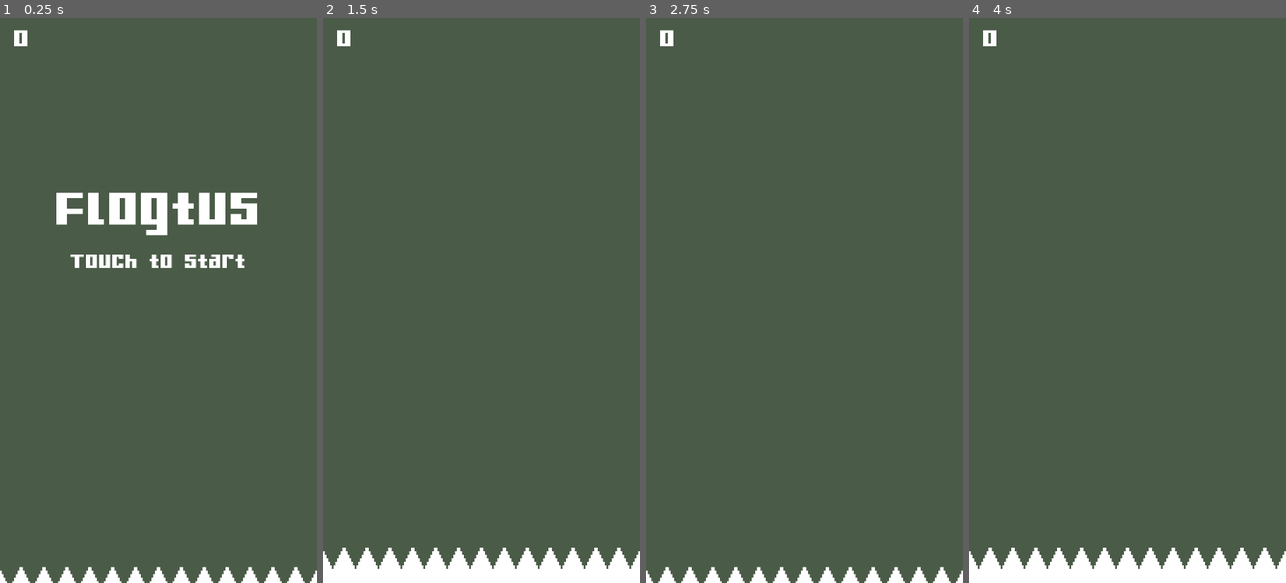
Above: before the commit, frames 1-4 (left to right).
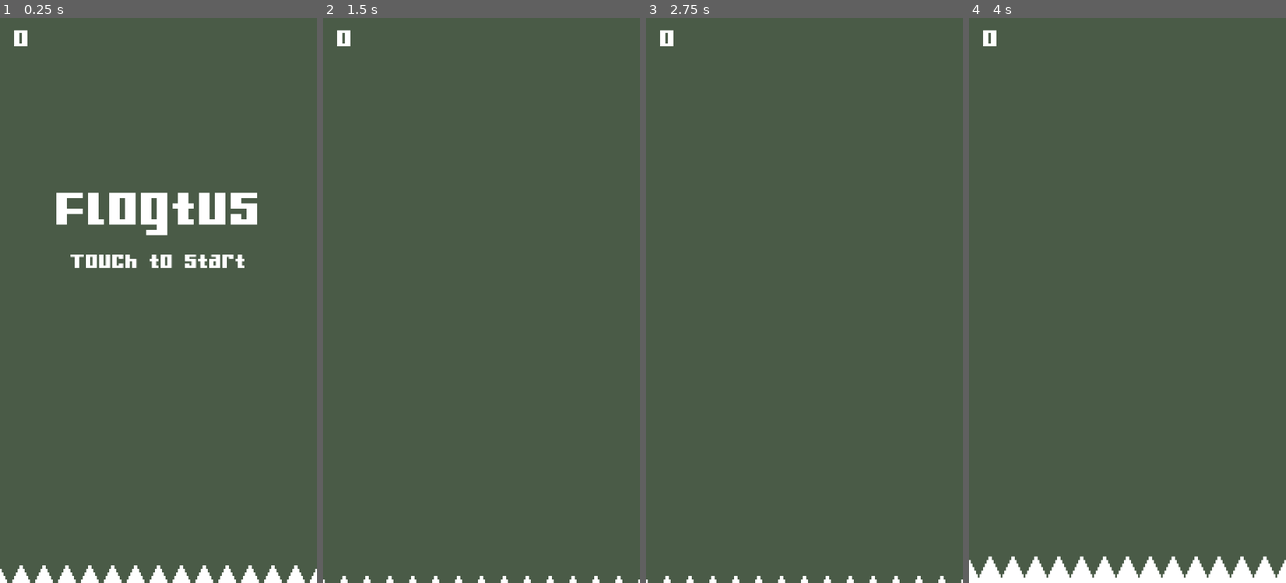
Above: after the commit, the same moments.

Repository: DGIST2023choidoyun/flogtus
Game: Godot game, scene res://Scenes/main.tscn
The game is run twice, just before and just after one commit, with the same random seed, the same clock (stepped at 60 frames per second) and the same inputs.
Inputs (mouse positions are in pixels of both pictures, inside the frame that each line leads up to):
- Up to frame 1 (0.25 s): no input
- Up to frame 2 (1.5 s): move the mouse to (551, 272) at 0.52 s; click (551, 272) at 0.67 s; tap Space (Jump) at 0.77 s; move the mouse to (418, 328) at 1.27 s; click (418, 328) at 1.42 s
- Up to frame 3 (2.75 s): tap Space (Jump) at 1.52 s; move the mouse to (836, 176) at 2.02 s; click (836, 176) at 2.17 s
- Up to frame 4 (4 s): move the mouse to (1111, 413) at 2.77 s; click (1111, 413) at 2.92 s; tap Space (Jump) at 3.02, 3.77 s; move the mouse to (1222, 385) at 3.52 s; click (1222, 385) at 3.67 s

The runs differ from the first frame. In frame 1, 0.3% of the frame differs, in the area x 0-100%, y 96-100%; in frame 2, 4.3%, in the area x 0-100%, y 93-100%; in frame 3, 1.0%; in frame 4, 1.7%.

Commit message:
0823 generation logic

Diff:
--- /dev/null
+++ b/Objects/floating_generator.tscn
@@ -0,0 +1,11 @@
+[gd_scene load_steps=2 format=3 uid="uid://cev0ied4dgnpk"]
+
+[ext_resource type="Script" uid="uid://c0loymxl4fb2r" path="res://scripts/floating_generator.gd" id="1_4ewgt"]
+
+[node name="FloatingGenerator" type="Node2D"]
+script = ExtResource("1_4ewgt")
+
+[node name="Timer" type="Timer" parent="."]
+wait_time = 8.0
+
+[connection signal="timeout" from="Timer" to="." method="generate"]
--- a/Objects/frog.tscn
+++ b/Objects/frog.tscn
@@ -95,19 +95,19 @@
 "texture": SubResource("AtlasTexture_ii6tf")
 }, {
 "duration": 1.0,
+"texture": SubResource("AtlasTexture_ii6tf")
+}, {
+"duration": 1.0,
+"texture": SubResource("AtlasTexture_ii6tf")
+}, {
+"duration": 1.0,
+"texture": SubResource("AtlasTexture_ii6tf")
+}, {
+"duration": 1.0,
+"texture": SubResource("AtlasTexture_ii6tf")
+}, {
+"duration": 1.0,
 "texture": SubResource("AtlasTexture_jkl5b")
-}, {
-"duration": 1.0,
-"texture": SubResource("AtlasTexture_ii6tf")
-}, {
-"duration": 1.0,
-"texture": SubResource("AtlasTexture_ii6tf")
-}, {
-"duration": 1.0,
-"texture": SubResource("AtlasTexture_ii6tf")
-}, {
-"duration": 1.0,
-"texture": SubResource("AtlasTexture_ii6tf")
 }, {
 "duration": 1.0,
 "texture": SubResource("AtlasTexture_ii6tf")
@@ -151,9 +151,8 @@
 "speed": 5.0
 }]
 
-[sub_resource type="CapsuleShape2D" id="CapsuleShape2D_1lrn2"]
-radius = 3.0
-height = 8.0
+[sub_resource type="RectangleShape2D" id="RectangleShape2D_giiu1"]
+size = Vector2(1, 1)
 
 [sub_resource type="RectangleShape2D" id="RectangleShape2D_kuh1s"]
 size = Vector2(180, 320)
@@ -172,9 +171,8 @@
 script = ExtResource("3_506uw")
 
 [node name="Shape" type="CollisionShape2D" parent="."]
-position = Vector2(0, 5)
-rotation = 1.5708
-shape = SubResource("CapsuleShape2D_1lrn2")
+position = Vector2(0, 2)
+shape = SubResource("RectangleShape2D_giiu1")
 
 [node name="VisibleOnScreenNotifier2D" type="VisibleOnScreenNotifier2D" parent="."]
 position = Vector2(-3.57628e-07, -8.9407e-08)
@@ -203,7 +201,6 @@
 unique_name_in_owner = true
 stream = ExtResource("4_7uek1")
 volume_db = -3.0
-autoplay = true
 bus = &"Effect"
 
 [node name="SplashSound" type="AudioStreamPlayer2D" parent="."]
--- a/Objects/generator.tscn
+++ /dev/null
@@ -1,33 +0,0 @@
-[gd_scene load_steps=4 format=3 uid="uid://yrio51fdgr41"]
-
-[ext_resource type="Script" uid="uid://c0pdjpp7bsl4c" path="res://scripts/generator.gd" id="1_uuc11"]
-
-[sub_resource type="Curve2D" id="Curve2D_uuc11"]
-_data = {
-"points": PackedVector2Array(0, 0, 0, 0, 20, -160, 0, 0, 0, 0, 160, -160)
-}
-point_count = 2
-
-[sub_resource type="CircleShape2D" id="CircleShape2D_247wr"]
-radius = 40.0
-
-[node name="Generator" type="Node2D"]
-script = ExtResource("1_uuc11")
-
-[node name="Path2D" type="Path2D" parent="."]
-curve = SubResource("Curve2D_uuc11")
-
-[node name="SpawnPoint" type="PathFollow2D" parent="Path2D"]
-unique_name_in_owner = true
-position = Vector2(20, -160)
-
-[node name="Range" type="Area2D" parent="Path2D/SpawnPoint"]
-unique_name_in_owner = true
-
-[node name="CollisionShape2D" type="CollisionShape2D" parent="Path2D/SpawnPoint/Range"]
-shape = SubResource("CircleShape2D_247wr")
-
-[node name="Timer" type="Timer" parent="."]
-one_shot = true
-
-[connection signal="timeout" from="Timer" to="." method="generate"]
--- a/Objects/lotus_flower.tscn
+++ b/Objects/lotus_flower.tscn
@@ -7,25 +7,28 @@
 friction = 0.0
 absorbent = true
 
+[sub_resource type="AtlasTexture" id="AtlasTexture_5eg23"]
+atlas = ExtResource("2_5eg23")
+region = Rect2(0, 0, 32, 32)
+
 [sub_resource type="AtlasTexture" id="AtlasTexture_x24fd"]
 atlas = ExtResource("2_5eg23")
-region = Rect2(0, 0, 30, 30)
+region = Rect2(32, 0, 32, 32)
 
 [sub_resource type="AtlasTexture" id="AtlasTexture_tqtxb"]
 atlas = ExtResource("2_5eg23")
-region = Rect2(30, 0, 30, 30)
+region = Rect2(64, 0, 32, 32)
 
 [sub_resource type="AtlasTexture" id="AtlasTexture_h4psx"]
 atlas = ExtResource("2_5eg23")
-region = Rect2(60, 0, 30, 30)
-
-[sub_resource type="AtlasTexture" id="AtlasTexture_j5lo0"]
-atlas = ExtResource("2_5eg23")
-region = Rect2(90, 0, 30, 30)
+region = Rect2(96, 0, 32, 32)
 
 [sub_resource type="SpriteFrames" id="SpriteFrames_4in8w"]
 animations = [{
 "frames": [{
+"duration": 1.0,
+"texture": SubResource("AtlasTexture_5eg23")
+}, {
 "duration": 1.0,
 "texture": SubResource("AtlasTexture_x24fd")
 }, {
@@ -34,9 +37,6 @@
 }, {
 "duration": 1.0,
 "texture": SubResource("AtlasTexture_h4psx")
-}, {
-"duration": 1.0,
-"texture": SubResource("AtlasTexture_j5lo0")
 }],
 "loop": false,
 "name": &"default",
@@ -57,7 +57,7 @@
 linear_damp_mode = 1
 linear_damp = 0.2
 script = ExtResource("1_4in8w")
-metadata/_custom_type_script = "uid://b0byvv3tvpa0y"
+metadata/_custom_type_script = "uid://vm2b3tmfo3bp"
 
 [node name="Sprite" type="AnimatedSprite2D" parent="."]
 sprite_frames = SubResource("SpriteFrames_4in8w")
@@ -72,7 +72,6 @@
 position = Vector2(-1.19209e-07, -1.19209e-07)
 scale = Vector2(1.3, 1.3)
 
-[connection signal="body_entered" from="." to="." method="_on_body_entered"]
 [connection signal="frame_changed" from="Sprite" to="." method="_on_sprite_frame_changed"]
 [connection signal="timeout" from="Timer" to="." method="_on_timer_timeout"]
 [connection signal="screen_entered" from="VisibleOnScreenNotifier2D" to="." method="_on_visible_on_screen_notifier_2d_screen_entered"]
--- a/Objects/lotus_leaf.tscn
+++ b/Objects/lotus_leaf.tscn
@@ -6,8 +6,8 @@
 friction = 0.0
 absorbent = true
 
-[sub_resource type="CircleShape2D" id="CircleShape2D_ftiaj"]
-radius = 0.01
+[sub_resource type="CircleShape2D" id="CircleShape2D_1e4ig"]
+resource_local_to_scene = true
 
 [node name="LotusLeaf" type="RigidBody2D" groups=["Lotus"]]
 collision_mask = 4
@@ -20,11 +20,9 @@
 linear_damp_mode = 1
 linear_damp = 0.2
 script = ExtResource("1_1e4ig")
-metadata/_custom_type_script = "uid://b0byvv3tvpa0y"
+metadata/_custom_type_script = "uid://vm2b3tmfo3bp"
 
 [node name="Sprite" type="Sprite2D" parent="."]
 
 [node name="Shape" type="CollisionShape2D" parent="."]
-shape = SubResource("CircleShape2D_ftiaj")
-
-[connection signal="body_entered" from="." to="." method="_on_body_entered"]
+shape = SubResource("CircleShape2D_1e4ig")
--- a/Scenes/main.tscn
+++ b/Scenes/main.tscn
@@ -1,10 +1,10 @@
 [gd_scene load_steps=12 format=3 uid="uid://bn1m4wpx3mgob"]
 
 [ext_resource type="Script" uid="uid://xb8ryj8o3lqo" path="res://scripts/setup.gd" id="1_85g3d"]
-[ext_resource type="PackedScene" uid="uid://yrio51fdgr41" path="res://objects/generator.tscn" id="1_tipki"]
 [ext_resource type="Texture2D" uid="uid://dswphblkaqbgs" path="res://textures/waterfall_0.png" id="2_85g3d"]
 [ext_resource type="FontFile" uid="uid://c5pkff1ivm3k8" path="res://fonts/Gamer.ttf" id="2_choun"]
 [ext_resource type="Texture2D" uid="uid://crag1mdw4j5uw" path="res://textures/waterfall_1.png" id="3_choun"]
+[ext_resource type="PackedScene" uid="uid://cev0ied4dgnpk" path="res://objects/floating_generator.tscn" id="4_choun"]
 [ext_resource type="Texture2D" uid="uid://bg61d303m86yj" path="res://textures/waterfall_2.png" id="4_ya4ey"]
 [ext_resource type="Texture2D" uid="uid://c0i2rmvjptu8l" path="res://textures/waterfall_3.png" id="5_eb6dy"]
 [ext_resource type="Script" uid="uid://d2a82e5pgeiaj" path="res://scripts/loop_sound.gd" id="7_a8y0u"]
@@ -32,7 +32,7 @@
 }],
 "loop": true,
 "name": &"default",
-"speed": 10.0
+"speed": 5.0
 }]
 
 [node name="Main" type="Node"]
@@ -96,7 +96,7 @@
 horizontal_alignment = 1
 vertical_alignment = 1
 
-[node name="Generator" parent="." instance=ExtResource("1_tipki")]
+[node name="FloatingGenerator" parent="." instance=ExtResource("4_choun")]
 
 [node name="CollapseWall" type="RigidBody2D" parent="." groups=["WaterFall"]]
 position = Vector2(0, 440)
@@ -110,10 +110,10 @@
 shape = SubResource("WorldBoundaryShape2D_8gbba")
 
 [node name="Waterfall" type="AnimatedSprite2D" parent="."]
-position = Vector2(90, 310)
+position = Vector2(90, 315)
 sprite_frames = SubResource("SpriteFrames_6bp64")
 autoplay = "default"
-frame_progress = 0.0950634
+frame_progress = 0.445572
 
 [node name="WaterfallSound" type="Node2D" parent="."]
 script = ExtResource("7_a8y0u")
--- a/Scripts/floating.gd
+++ b/Scripts/floating.gd
@@ -1,6 +1,6 @@
 class_name Floating extends Platform
 
-func float_along_fall(flow_speed: float = 0.005) -> void:
+func float_along_fall(flow_speed: float = River.flow_speed, damp: float = River.damp) -> void:
 	#var rand_vel: int = randi() % 20 + 10
 	#if self.position.x < Utility.world_x * 0.5:
 		#self.linear_velocity.x = rand_vel
@@ -9,6 +9,8 @@
 		#self.linear_velocity.x = -rand_vel
 		#self.constant_force.x = -1
 	self.gravity_scale = flow_speed
+	self.linear_damp = damp
+	self.linear_damp_mode = RigidBody2D.DAMP_MODE_REPLACE
 
 func _enter_tree() -> void:
 	'''화면에서 벗어나면 삭제, notifier가 회전효과로 엉뚱하게 감지되지 않게 처리'''
@@ -24,8 +26,11 @@
 	notifier.rect = Rect2(-40, -40, 80, 80)
 	notifier.screen_exited.connect(
 		func() -> void:
+			FloatingGenerator.floating_cnt -= 1
 			for child in get_children():
 				if child is Frog:
 					child.drown()
 					break
 			queue_free())
+
+	FloatingGenerator.floating_cnt += 1
--- /dev/null
+++ b/Scripts/floating_generator.gd
@@ -0,0 +1,152 @@
+class_name FloatingGenerator extends Node2D
+
+class Disk:
+	var pos: Vector2
+	var radius: int
+
+	func _init(new_pos: Vector2, new_radius: int) -> void:
+		pos = new_pos
+		radius = new_radius
+
+	static func gap(disk1: Disk, disk2: Disk) -> float:
+		return (disk1.pos - disk2.pos).length() - disk1.radius - disk2.radius
+
+static var instance: FloatingGenerator = null
+static var floating_cnt: int = 0:
+	set(v):
+		if v < 0:
+			v = 0
+		floating_cnt = v
+
+const lotus_leaf: PackedScene = preload("res://Objects/lotus_leaf.tscn")
+const lotus_flower: PackedScene = preload("res://Objects/lotus_flower.tscn")
+
+const gen_pos_padding: float = 40.0
+const max_floating_cnt: int = 40
+const max_try: int = 30
+const latest_floating_cnt: int = 12
+const flower_ratio: float = 0.05
+
+var min_gap: float = 20.0
+var max_gap: float = Frog.max_dist - 20.0
+
+var seed_floatings: Array[Floating] = [] # 0 index => most highest floating
+
+func _ready() -> void:
+	if instance != null:
+		queue_free()
+		return
+	instance = self
+
+func start_generation() -> void:
+	generate()
+	$Timer.start()
+
+func generate() -> void:
+	if floating_cnt >= max_floating_cnt:
+		return
+	var active_disk: Array[Disk] = []
+	var placed_disk_leaf: Array[Disk] = []
+	var placed_disk_flower: Array[Disk] = []
+	var nearest_seed: Disk
+	var max_y: float # 최대 y 조건
+	var highest_disk: Disk = Disk.new(Vector2(0, 1000), 0)
+
+	for floating: Floating in seed_floatings:
+		active_disk.append(_convert_floating_to_disk(floating))
+	if active_disk.is_empty():
+		var dummy_disk: Disk = Disk.new(Vector2(randf() * Utility.world_x, -gen_pos_padding), 0)
+		active_disk.append(dummy_disk) # 더미 Disk 삽입
+		nearest_seed = dummy_disk
+		max_y = -gen_pos_padding
+	else:
+		nearest_seed = active_disk[0]
+		max_y = nearest_seed.pos.y - nearest_seed.radius + max_gap - min_gap # important: radius 뒷 항에 따라 청크당 간격이 좌우됨.
+
+	while floating_cnt + placed_disk_leaf.size() + placed_disk_flower.size() < max_floating_cnt and not active_disk.is_empty():
+		var norm: Disk = active_disk.pick_random()
+		var candidate_found: bool = false
+		for _i in max_try:
+			var is_flower: bool = false
+			var new_size: int
+			if randf() <= flower_ratio:
+				new_size = LotusFlower.size
+				is_flower = true
+			else:
+				new_size = LotusLeaf.rand_size()
+
+			var dist: float = randf_range(min_gap, max_gap)
+			var direction: Vector2 = Vector2.RIGHT.rotated(randf_range(-45.0 * PI / 180.0, 225.0 * PI / 180.0)) # UP으로 30도 간격까지 허용
+			var candidate_pos: Vector2 = norm.pos + direction * (dist + new_size + norm.radius)
+
+			if candidate_pos.y + new_size > max_y or candidate_pos.x < 0 or candidate_pos.x > Utility.world_x:
+				continue # 범위 밖이면 다시 시도
+
+			var is_valid: bool = true
+			var new_disk: Disk = Disk.new(candidate_pos, new_size)
+			var placed_disk_lotus: Array[Disk] = placed_disk_leaf.duplicate()
+			placed_disk_lotus.append_array(placed_disk_flower)
+
+			for disk in placed_disk_lotus: # 꽃, 잎을 전체 검증
+				if disk.pos == norm.pos:
+					continue
+
+				var gap: float = Disk.gap(disk, new_disk)
+				if gap < min_gap:
+					is_valid = false
+					break
+
+			if is_valid: # 검증 성공
+				active_disk.append(new_disk)
+				if is_flower:
+					placed_disk_flower.append(new_disk)
+				else:
+					placed_disk_leaf.append(new_disk)
+				candidate_found = true
+
+				if highest_disk.pos.y - highest_disk.radius > new_disk.pos.y - new_disk.radius:
+					highest_disk = new_disk
+				break
+		if not candidate_found:
+			active_disk.erase(norm) # 활성 점에서 후보를 찾지 못했으므로 제거
+
+	seed_floatings.clear()
+
+	for disk in placed_disk_leaf:
+		var leaf: LotusLeaf = lotus_leaf.instantiate()
+		leaf.set_size(disk.radius)
+
+		_arrange_lotus(leaf, disk.pos)
+
+		_plant_seed(disk, highest_disk, leaf)
+	for disk in placed_disk_flower:
+		var flower: LotusFlower = lotus_flower.instantiate()
+
+		_arrange_lotus(flower, disk.pos)
+
+		_plant_seed(disk, highest_disk, flower)
+
+func _plant_seed(disk: Disk, highest_disk: Disk, floating: Floating) -> void:
+	if disk.pos == highest_disk.pos:
+		seed_floatings.push_front(floating)
+	elif disk.pos.y - disk.radius - max_gap < highest_disk.pos.y - highest_disk.radius:
+		seed_floatings.push_back(floating)
+
+func _arrange_lotus(lotus: Lotus, pos: Vector2) -> void:
+	get_tree().root.add_child(lotus)
+	lotus.position = pos + self.position
+	lotus.rotation = randf() * TAU
+	lotus.float_along_fall()
+
+	if Frog.instance == null: #TODO: 게임 오버 조건 추가
+		var frog: Frog = load("res://objects/frog.tscn").instantiate()
+		lotus.add_child(frog)
+		frog.position = Vector2.ZERO # center of lotus
+
+func _convert_floating_to_disk(floating: Floating) -> Disk:
+	var collision_shape: Node = floating.get_node("./Shape")
+	if collision_shape is not CollisionShape2D:
+		return Disk.new(Vector2.ZERO, 0)
+	elif (collision_shape as CollisionShape2D).shape is not CircleShape2D:
+		return Disk.new(Vector2.ZERO, 0)
+	return Disk.new(floating.position, collision_shape.shape.radius)
--- a/Scripts/frog.gd
+++ b/Scripts/frog.gd
@@ -20,27 +20,25 @@
 			'''바닥 체크 후 처리'''
 			if state != STATE.NONE and state != STATE.JUMPED and state != STATE.LANDED:
 				return
-			var platform: Platform = check_floor()
-			if platform == null:
+			var pad: Platform = _check_floor()
+			if pad == null:
 				drown.call_deferred()
 			else:
-				if self.platform != platform: # 바닥 같으면 처리 안 함
-					var local_pos: Vector2 = platform.to_local(self.global_position)
+				if self.platform != pad: # 바닥 같으면 처리 안 함
+					var local_pos: Vector2 = pad.to_local(self.global_position)
 					var glob_rot: float = self.global_rotation
-					# TODO
-					self.reparent(platform, false)
-					await get_tree().physics_frame
-					await get_tree().physics_frame
+
+					self.reparent(pad, false)
 					self.position = local_pos
 					self.global_rotation = glob_rot
 
 					if self.platform != null:
 						self.platform.takeoff(self)
-						Data.earn_score(platform)
-					platform.landed(self)
+						Data.earn_score(pad)
+					pad.landed(self)
 
 
-			self.platform = platform
+			self.platform = pad
 		STATE.JUMPED:
 			'''점프 애니메이션 설정'''
 			if state != STATE.LANDED and not is_ready:
@@ -65,6 +63,7 @@
 				return
 			self.reparent(get_tree().root)
 			$Sprite.drown_animate()
+			$LandPoint.hide()
 			game_over()
 
 			if self.platform != null:
@@ -105,11 +104,18 @@
 func drown() -> void:
 	_state(STATE.DROWNED)
 
-func check_floor() -> Platform:
-	'''단순 체크, 물리 정보를 기반으로 하나만 반환'''
-	#TODO: 체크 방식 변경?
-	var platform: Platform = self.get_overlapping_bodies().pop_back()
-	return platform
+func _check_floor() -> Platform:
+	var dss: PhysicsDirectSpaceState2D = get_world_2d().direct_space_state
+	var qp: PhysicsShapeQueryParameters2D = PhysicsShapeQueryParameters2D.new()
+	qp.shape = $Shape.shape
+	qp.transform = self.global_transform
+	qp.collision_mask = self.collision_mask
+	var hits: Array[Dictionary] = dss.intersect_shape(qp)
+
+	if hits.size() > 0:
+		return hits[0].collider
+	else:
+		return null
 
 func game_over() -> void:
-	print("game over")
+	pass
--- a/Scripts/frog_animation.gd
+++ b/Scripts/frog_animation.gd
@@ -2,7 +2,7 @@
 signal landed()
 
 func _on_frame_changed() -> void:
-	if self.animation == &"idle" and self.frame == 0:
+	if self.animation == &"idle" and self.frame == 4:
 		%CroakSound.play()
 
 func _on_animation_finished() -> void:
@@ -14,7 +14,8 @@
 		# 애니메이션 트리 하드코딩
 		if self.animation == &"jump": # 착지 후에도 애니메이션 변화 없으면
 			self.play(&"idle")
-
+	elif self.animation == &"drown":
+		Frog.instance.queue_free()
 
 func jump_animate(speed: float) -> void:
 	self.play(&"jump")
@@ -27,7 +28,6 @@
 	get_parent().z_index = -1
 	self.play(&"drown")
 
-	await get_tree().create_timer(0.1).timeout
 	%SplashSound.play()
 
 func ready_animate() -> void:
--- a/Scripts/generator.gd
+++ /dev/null
@@ -1,48 +0,0 @@
-extends Node2D
-
-var lotus_leaf: PackedScene = preload("res://Objects/lotus_leaf.tscn")
-var lotus_flower: PackedScene = preload("res://Objects/lotus_flower.tscn")
-
-var flow_speed: float = 0.005 # == gravity
-var is_first: bool = true
-
-func _ready() -> void:
-	self.position = Vector2.ZERO
-
-func start_generation() -> void:
-	$Timer.start()
-	$Timer.wait_time = random_time()
-
-func generate() -> void:
-	# 로직 수정 필요: 랜덤 -> 알고리즘 적용
-	var ratio: float = randf()
-	var pad: Floating
-	var pos_ratio: float = -1
-
-	while pos_ratio == -1 or %Range.get_overlapping_bodies().size() > 0:
-		pos_ratio = randf()
-
-		%SpawnPoint.progress_ratio = pos_ratio
-
-		await get_tree().physics_frame
-
-	$Timer.wait_time = random_time()
-
-	if ratio > 0.10:
-		pad = lotus_leaf.instantiate()
-	else:
-		pad = lotus_flower.instantiate()
-
-	pad.gravity_scale = flow_speed
-	get_tree().root.add_child(pad)
-	pad.position = %SpawnPoint.position
-	pad.float_along_fall()
-
-	if is_first:
-		var frog: Frog = load("res://objects/frog.tscn").instantiate()
-		pad.add_child(frog)
-		is_first = false
-
-
-func random_time() -> float:
-	return Utility.rand_normal(0.5, 0.075) * 1.0 + 0.2
--- a/Scripts/global/util.gd
+++ b/Scripts/global/util.gd
@@ -12,3 +12,17 @@
 	var z0: float = sqrt(-2.0 * log(u1)) * cos(2.0 * PI * u2)
 
 	return clamp(z0 * stddev + mean, mean - 4 * stddev, mean + 4 * stddev)
+
+func time_of_damped(s: float) -> float:
+	var inv_damp: float = 1.0 / River.damp
+	var ratio_s_g: float = s / River.flow_speed
+	return ratio_s_g * River.damp + inv_damp - inv_damp * exp(-1 - ratio_s_g * (River.damp ** 2))
+
+func erase_subarray(arr: Array, sub: Array) -> void:
+	var new_arr: Array = []
+	for element in arr:
+		if not sub.has(element):
+			new_arr.append(element)
+
+	arr.clear()
+	arr.append_array(new_arr)
--- /dev/null
+++ b/Scripts/lotus.gd
@@ -0,0 +1,10 @@
+class_name Lotus extends Floating
+
+var avel: float = 0.0
+
+func _ready() -> void:
+	if randi() & 2:
+		avel = 2
+	else:
+		avel = -2
+	self.angular_velocity = avel
--- a/Scripts/lotus_flower.gd
+++ b/Scripts/lotus_flower.gd
@@ -1,21 +1,14 @@
-extends Floating
+class_name LotusFlower extends Lotus
 
-var avel: float = 0.0
+const size: int = 15
 
 func _ready() -> void:
+	super()
 	$Sprite.frame = 0
 
-	if randi() & 2:
-		avel = 1
-	else:
-		avel = -1
-	self.angular_velocity = avel
-
-func _on_body_entered(_body: Node) -> void:
-	self.angular_velocity = avel
-
 func _on_visible_on_screen_notifier_2d_screen_entered() -> void:
-	$Timer.wait_time = randf() * 7.0 + 3.0 # TODO: Parameterize
+	var half_time: float = Utility.time_of_damped(Utility.world_y / 2)
+	$Timer.wait_time = randf() * half_time / 2 + half_time
 	$Timer.start()
 
 func _on_timer_timeout() -> void:
@@ -30,7 +23,5 @@
 			2:
 				($Shape.shape as CircleShape2D).radius = 8
 			3:
-				#($Shape.shape as CircleShape2D).radius = 4
-				#self.add_collision_exception_with(Frog.instance)
 				collapse.emit()
 		state_changed.emit()
--- a/Scripts/lotus_leaf.gd
+++ b/Scripts/lotus_leaf.gd
@@ -1,20 +1,15 @@
-extends Floating
+class_name LotusLeaf extends Lotus
 
 enum SIZE { TINI = 10, SMALL = 15, MEDIUM = 20, BIG = 25, LARGE = 30 }
 
-var avel: float = 0.0
+var shape_size: int = 0
 
 func _ready() -> void:
-	var size: int = _rand_size()
-	($Shape.shape as CircleShape2D).radius = size # 약간의 패딩을 줌
+	super()
 
-	if randi() & 2:
-		avel = 1
-	else:
-		avel = -1
-	self.angular_velocity = avel
+	$Shape.shape.radius = shape_size
 
-	match size:
+	match shape_size:
 		SIZE.TINI:
 			$Sprite.texture = load("res://textures/lotus_leaf_tini.png")
 		SIZE.SMALL:
@@ -29,19 +24,19 @@
 	has_state = false
 	can_collapse = false
 
-func _rand_size() -> SIZE:
+static func rand_size() -> SIZE:
 	var ratio: float = randf()
 
-	if ratio > 0.70:
+	if ratio > 0.65: # 35%
 		return SIZE.LARGE
-	elif ratio > 0.50:
+	elif ratio > 0.35: # 30%
 		return SIZE.BIG
-	elif ratio > 0.30:
+	elif ratio > 0.15: # 20%
 		return SIZE.MEDIUM
-	elif ratio > 0.10:
+	elif ratio > 0.05: # 10%
 		return SIZE.SMALL
-	else:
+	else: # 5%
 		return SIZE.TINI
 
-func _on_body_entered(_body: Node) -> void:
-	self.angular_velocity = avel
+func set_size(size: int) -> void:
+	shape_size = size
--- /dev/null
+++ b/Scripts/river.gd
@@ -0,0 +1,11 @@
+class_name River extends Node
+
+const damp_default: float = 0.2
+const flow_speed_default: float = 4.0
+
+static var damp: float = damp_default
+static var flow_speed: float = flow_speed_default # == gravity
+
+func init_game() -> void:
+	damp = damp_default
+	flow_speed = flow_speed_default
--- a/Scripts/setup.gd
+++ b/Scripts/setup.gd
@@ -9,5 +9,5 @@
 func _on_screen_gui_input(event: InputEvent) -> void:
 	if event is InputEventScreenTouch:
 		if not event.pressed:
-			$Generator.start_generation()
+			$FloatingGenerator.start_generation()
 			$UI/Screen.hide()
--- a/project.godot
+++ b/project.godot
@@ -43,6 +43,7 @@
 
 window/size/viewport_width=180
 window/size/viewport_height=320
+window/size/resizable=false
 window/size/window_width_override=540
 window/size/window_height_override=960
 window/stretch/mode="canvas_items"
Not shown, added: Scripts/floating_generator.gd.uid
Not shown, removed: Scripts/generator.gd.uid
Not shown, added: Scripts/lotus.gd.uid
Not shown, added: Scripts/river.gd.uid
Binary file changed: Textures/lotus_flower_small.png
Binary file changed: Textures/lotus_leaf_big.png
Binary file changed: Textures/lotus_leaf_large.png
Binary file changed: Textures/lotus_leaf_medium.png
Binary file changed: Textures/lotus_leaf_small.png
Binary file changed: Textures/lotus_leaf_tini.png
